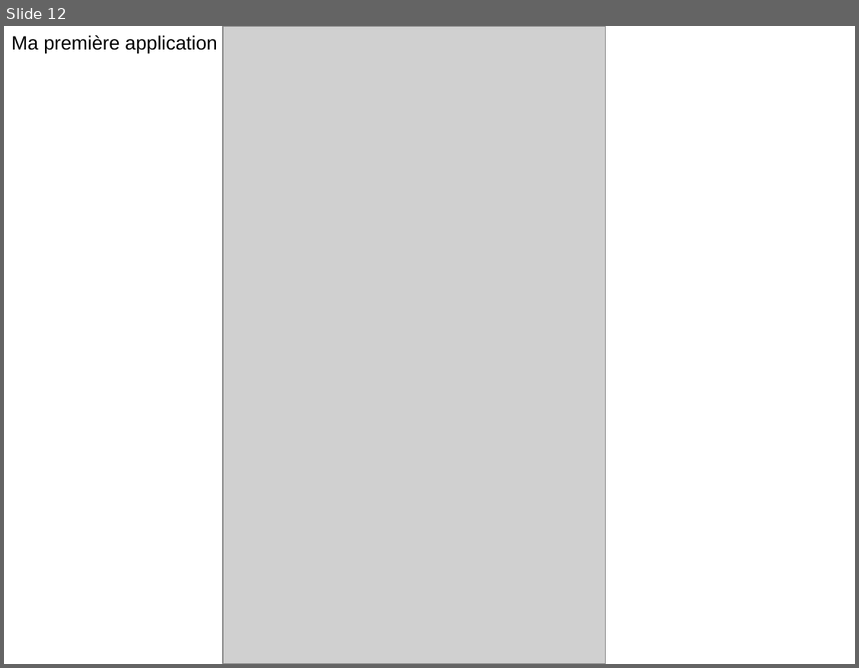
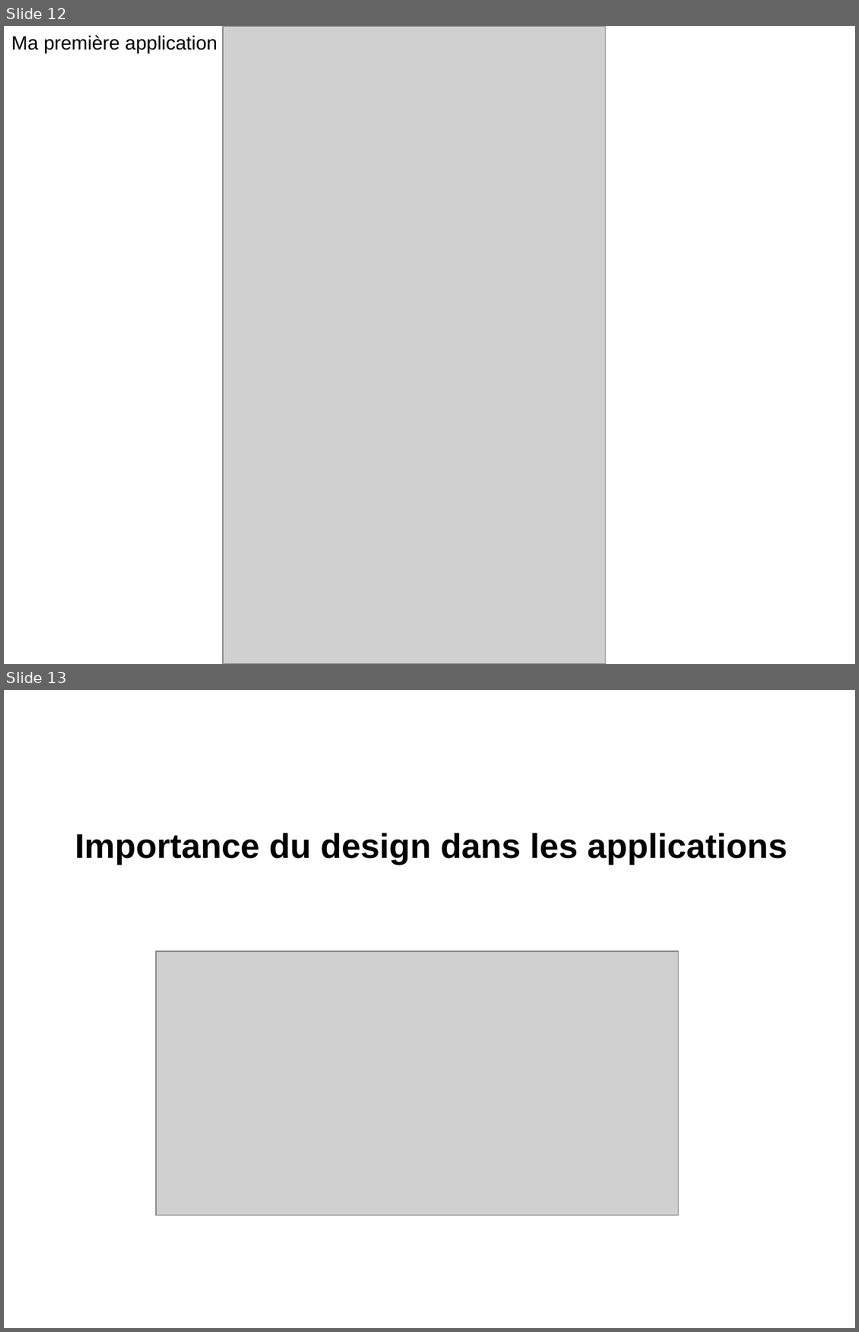
Before and after one commit to AntoineNH2/IsThisMyLanguage, a slide deck: langevinium/Langevinium_2016_05_11.odp. Shown one above the other, each under a label of ours: slide 12 before the commit, slides 12 and 13 after it. The pictures are 859x668 and 859x1332 pixels, drawn with LibreOffice and Linux fonts; fonts in the diff are those of the drawing; grey boxes stand for pictures. Boxes give left, top, right and bottom in pixels: in the first picture for what was removed or moved away, otherwise in the second. Text is boxed around its words. In the diff, an @@ line names an element or a change of style, - is before the commit and + after.

```diff
--- a/langevinium/Langevinium_2016_05_11.odp
+++ b/langevinium/Langevinium_2016_05_11.odp
@@ slide 13 added at (4,690,855,1328), background #FFFFFF @@
@@ text added at (75,833,788,865), 32 pt, text #000000, bold @@
+Importance du design dans les applications
@@ picture added at (156,952,679,1216) @@
```
Also in this commit, not shown: 1 slide changed, 8 other slides added, 2 slides removed, 11 other files.
